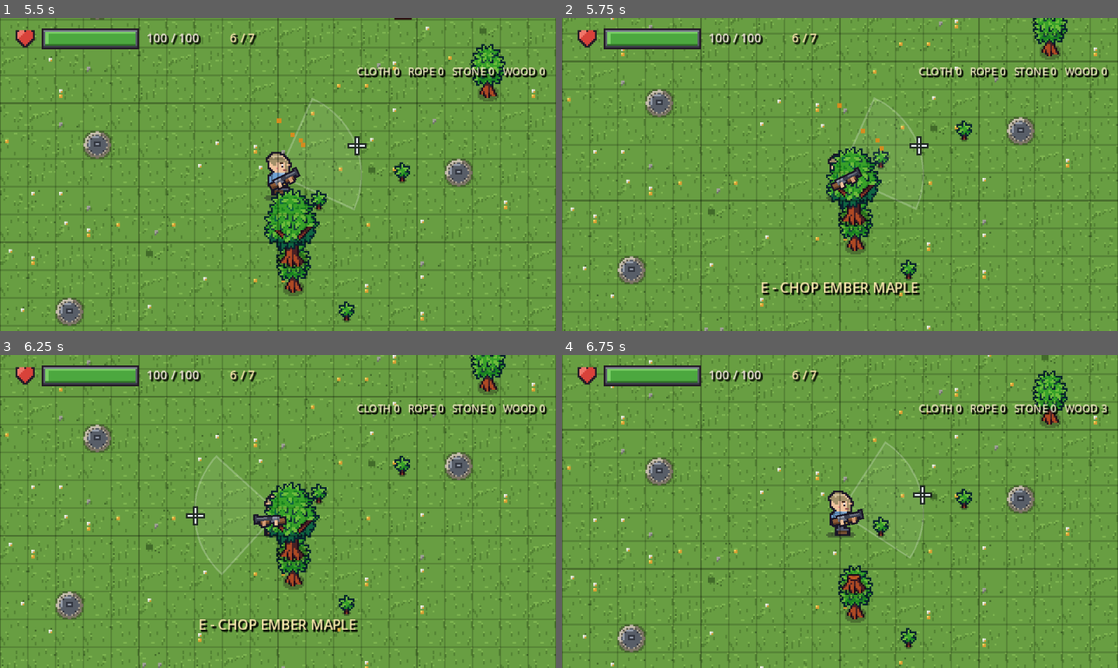
Above: before the commit, frames 1-4 (two rows, left to right).
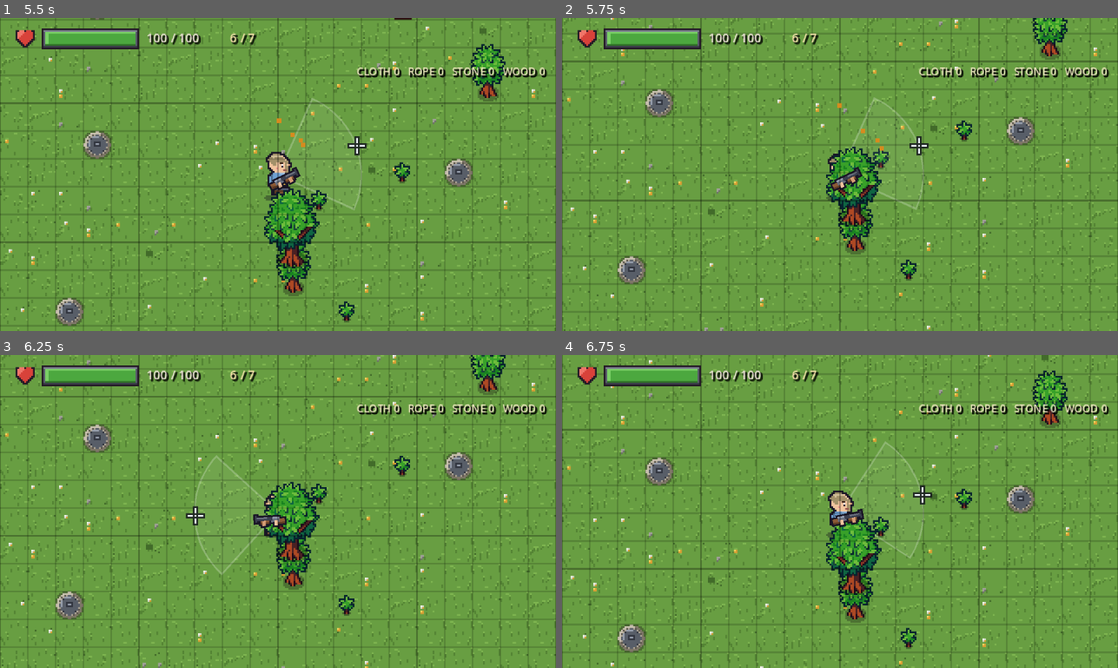
Above: after the commit, the same moments.

Repository: zhoucswift-cmd/pixel-survivor
Game: Godot game, scene res://scenes/main.tscn
Two runs of this game, one before a commit and one after it. Both use one fixed random seed, a clock stepped at 60 frames per second and the inputs below. This scene is started directly instead of the project's main scene.
Inputs (mouse positions are in pixels of both pictures, inside the frame that each line leads up to):
- Up to frame 1 (5.5 s): tap Enter at 0.5, 4.25 s; move the mouse to (400, 158) at 0.52 s; hold D (move_right) 0.53-1.25 s; hold E (interact) 0.53-1.25 s; click (400, 158) at 0.67 s; drag from (166, 190) to (250, 237) at 1.27 s; tap Space at 2, 5 s; move the mouse to (333, 105) at 2.02 s; hold D (move_right) 2.03-2.75 s; hold E (interact) 2.03-2.75 s; drag from (250, 237) to (111, 127) at 2.77 s; move the mouse to (444, 221) at 3.52 s; hold A (move_left) 3.53-4.25 s; hold E (interact) 3.53-4.25 s; tap U at 3.6 s; tap R (reload) at 4.15 s; drag from (278, 174) to (194, 96) at 4.27 s; move the mouse to (305, 174) at 5.02 s; hold S (move_down) from 5.03 s (still down); hold E (interact) from 5.03 s (still down); tap V at 5.1 s; click (305, 174) at 5.17 s
- Up to frame 2 (5.75 s): keep holding S (move_down); keep holding E (interact)
- Up to frame 3 (6.25 s): release S (move_down) at 5.75 s; release E (interact) at 5.75 s; drag from (194, 433) to (166, 527) at 5.77 s
- Up to frame 4 (6.75 s): tap Enter at 6.5 s; move the mouse to (962, 495) at 6.52 s; hold W (move_up) from 6.53 s (still down); hold E (interact) from 6.53 s (still down); tap H at 6.6 s

Frame 1 is identical in both runs. In frame 2, 0.9% of the frame differs, in the area x 35-65%, y 84-89%; in frame 3, 0.9%; in frame 4, 1.4%, in the area x 47-99%, y 15-77%.

Commit message:
feat: EMBER MAPLE 加入建造物品列表（2x3 可摆放）；去掉砍树/生长逻辑，草地树只作装饰

Diff:
--- /dev/null
+++ b/assets/base/ember_maple.tres
@@ -0,0 +1,12 @@
+[gd_resource type="Resource" script_class="BaseFurniture" load_steps=3 format=3]
+
+[ext_resource type="Script" path="res://scripts/base_furniture.gd" id="1_type"]
+[ext_resource type="Texture2D" path="res://assets/base/ember_maple_mature.png" id="2_tex"]
+
+[resource]
+script = ExtResource("1_type")
+display_name = "余烬枫"
+short_name = "EMBER MAPLE"
+texture = ExtResource("2_tex")
+footprint = Vector2i(2, 3)
+max_level = 1
--- a/scripts/base_builder.gd
+++ b/scripts/base_builder.gd
@@ -475,7 +475,7 @@
 
 func _load_types() -> void:
 	# 固定顺序，保证 1-4 对应家具
-	for file in ["bed", "toolbench", "clothingbench", "carpentrybench"]:
+	for file in ["bed", "ember_maple", "toolbench", "clothingbench", "carpentrybench"]:
 		var res: BaseFurniture = load("res://assets/base/%s.tres" % file)
 		if res != null:
 			types.append(res)
--- a/scripts/main.gd
+++ b/scripts/main.gd
@@ -81,28 +81,13 @@
 			continue
 		used[cell] = true
 		var tree: Node2D = TREE_SCENE.instantiate()
-		# 每棵随机一个生长阶段（幼苗 ~ 大枫树）
+		# 每棵随机挑一张（幼苗 ~ 大枫树），纯装饰
 		tree.stage = rng.randi_range(1, 3)
 		# 树根落在格子底边中间，树冠往上 3 格
 		tree.position = Vector2(cell.x * 16.0 + 8.0, cell.y * 16.0 + 16.0)
-		tree.add_to_group("trees")
 		add_child(tree)
 		placed += 1
 	print("草地种树：%d 棵" % placed)
-
-
-## 玩家旁边能砍的成熟余烬枫（最近的那棵，没有就 null）
-func _tree_near_player() -> Node2D:
-	var best: Node2D = null
-	var best_dist := INF
-	for tree in get_tree().get_nodes_in_group("trees"):
-		if not tree.can_chop():
-			continue
-		var d: float = tree.global_position.distance_to(_player.global_position)
-		if d <= 44.0 and d < best_dist:
-			best = tree
-			best_dist = d
-	return best
 
 
 ## 草地是 20x20 格，离边界 2 格内可以回基地
@@ -117,18 +102,11 @@
 
 
 func _unhandled_input(event: InputEvent) -> void:
-	if event.is_action_pressed("interact"):
-		# 旁边有成熟的余烬枫：砍它掉木头
-		var tree := _tree_near_player()
-		if tree != null:
-			var wood: int = tree.chop()
-			GameState.add_item("wood", wood)
-			return
-		if at_edge():
-			# 回到基地时出现在楼梯上
-			GameState.base_spawn_at_stairs = true
-			get_tree().change_scene_to_file("res://scenes/base.tscn")
-			return
+	if event.is_action_pressed("interact") and at_edge():
+		# 回到基地时出现在楼梯上
+		GameState.base_spawn_at_stairs = true
+		get_tree().change_scene_to_file("res://scenes/base.tscn")
+		return
 	if event is InputEventKey and event.pressed and not event.echo:
 		match event.keycode:
 			KEY_H:
@@ -141,14 +119,9 @@
 func _process(_delta: float) -> void:
 	_ammo_label.text = _player.ammo_display()
 	_items_label.text = "CLOTH %d   ROPE %d   STONE %d   WOOD %d" % [GameState.cloth, GameState.rope, GameState.stone, GameState.wood]
-	var tree_now := _tree_near_player()
-	if tree_now != null:
-		_travel_label.visible = true
-		_travel_label.text = "E - CHOP EMBER MAPLE"
-	else:
-		var edge := at_edge()
-		_travel_label.visible = edge
-		_travel_label.text = "E - BACK TO BASE" if edge else ""
+	var edge := at_edge()
+	_travel_label.visible = edge
+	_travel_label.text = "E - BACK TO BASE" if edge else ""
 	# 霰弹枪靠扇形提示，不显示准心（武器资源里的 show_crosshair）
 	_crosshair.visible = _player.weapon.show_crosshair
 
--- a/scripts/tree_prop.gd
+++ b/scripts/tree_prop.gd
@@ -1,33 +1,15 @@
 extends Node2D
-## EMBER MAPLE（余烬枫）：一棵会长的树。
-## 5 个阶段：0 种子 / 1 幼苗 / 2 小树 / 3 大枫树 / 4 树桩
-## - 阶段 0~2 会自己慢慢长大（每 GROW_SECONDS 秒长一级）
-## - 长到 3（大枫树）后可以按 E 砍，掉木头并变成树桩（4）
-## - 树桩过 REGROW_SECONDS 秒重新发芽，从幼苗（1）重新长
-## 树干挡路，玩家站到树前面时树画在人物后面，反之盖住人物。
+## 草地上的 EMBER MAPLE（余烬枫）装饰树：
+## 树干挡路，玩家走到树前面时盖住树，走到树后面时被树挡住。
+## `stage` 只是用来选 5 张图里的哪一张（0 种子 / 1 幼苗 / 2 小树 / 3 大枫树 / 4 树桩），没有成长逻辑。
 
 const TILE := 16.0
-const STAGE_SEED := 0
-const STAGE_SPROUT := 1
-const STAGE_SMALL := 2
-const STAGE_MATURE := 3
-const STAGE_STUMP := 4
 
-## 每级生长时间（秒）
-@export var grow_seconds := 22.0
-## 树桩重新发芽的时间（秒）
-@export var regrow_seconds := 45.0
-## 砍一棵成熟树掉多少木头
-@export var wood_per_chop := 3
-## 起始阶段（_scatter_trees 会随机）
-@export var stage := STAGE_SMALL
-
-signal chopped(wood: int)
+@export var stage := 3
 
 var _player: Node2D = null
 var _sprite: Sprite2D = null
 var _shape: CollisionShape2D = null
-var _timer := 0.0
 
 
 func _ready() -> void:
@@ -35,24 +17,14 @@
 	_player = get_tree().get_first_node_in_group("player")
 	_sprite = $Sprite
 	_shape = $Body/Shape
-	_apply_stage()
+	if _sprite != null:
+		_sprite.frame = clampi(stage, 0, 4)
+	# 只有小树以上才挡路，种子 / 幼苗 / 树桩不挡
+	if _shape != null:
+		_shape.disabled = stage < 2
 
 
-func _process(delta: float) -> void:
-	# 生长 / 再生计时
-	if stage <= STAGE_SMALL:
-		_timer += delta
-		if _timer >= grow_seconds:
-			_timer = 0.0
-			stage += 1
-			_apply_stage()
-	elif stage == STAGE_STUMP:
-		_timer += delta
-		if _timer >= regrow_seconds:
-			_timer = 0.0
-			stage = STAGE_SPROUT
-			_apply_stage()
-
+func _process(_delta: float) -> void:
 	if _player == null:
 		return
 	# 玩家比树根低 = 站在树前面：树画在后面（-1）
@@ -60,29 +32,3 @@
 	var want := -1 if _player.global_position.y + 6.0 > global_position.y else 2
 	if want != z_index:
 		z_index = want
-
-
-## 成熟的树才能砍；砍完变树桩
-func can_chop() -> bool:
-	return stage == STAGE_MATURE
-
-
-func chop() -> int:
-	if not can_chop():
-		return 0
-	stage = STAGE_STUMP
-	_timer = 0.0
-	_apply_stage()
-	chopped.emit(wood_per_chop)
-	return wood_per_chop
-
-
-func _apply_stage() -> void:
-	if _sprite != null:
-		_sprite.frame = clampi(stage, 0, 4)
-	# 只有小树以上才有树干碰撞，幼苗/种子不挡路
-	if _shape != null:
-		_shape.disabled = stage < STAGE_SMALL
-	# 树桩矮一点，碰撞也小一点
-	if _shape != null:
-		_shape.position = Vector2(0, -4 if stage == STAGE_STUMP else -6)
Binary file added: assets/base/ember_maple_mature.png
Not shown, added: assets/base/ember_maple_mature.png.import
Binary file added: docs/screenshots/base_maple.png
Binary file changed: docs/screenshots/build_panel.png
